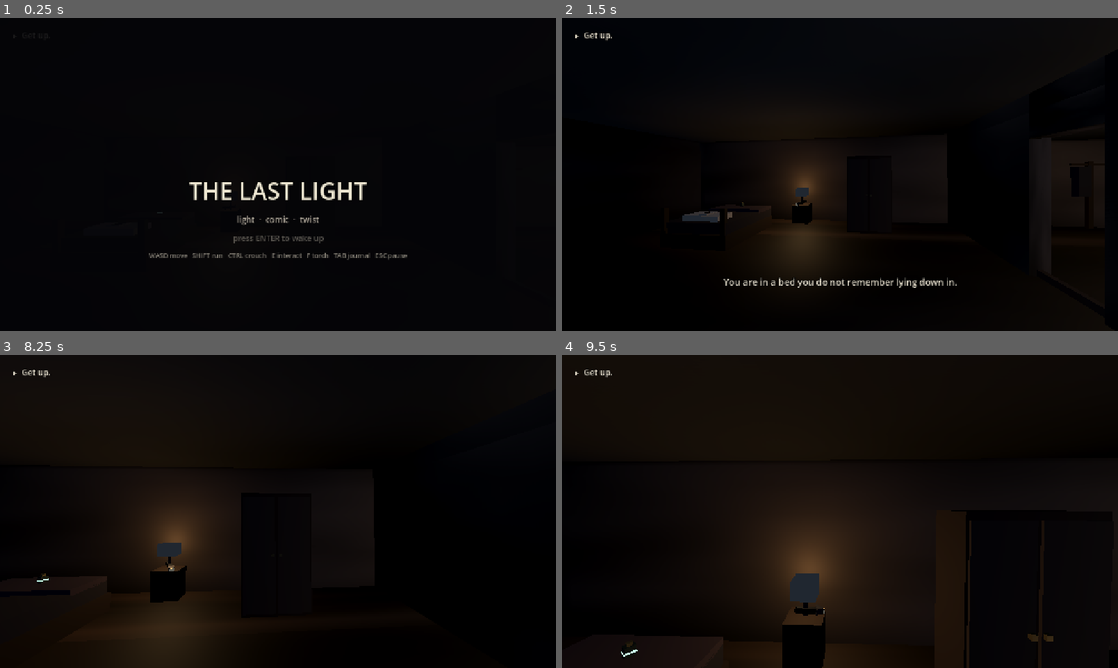
Above: before the commit, frames 1-4 (two rows, left to right).
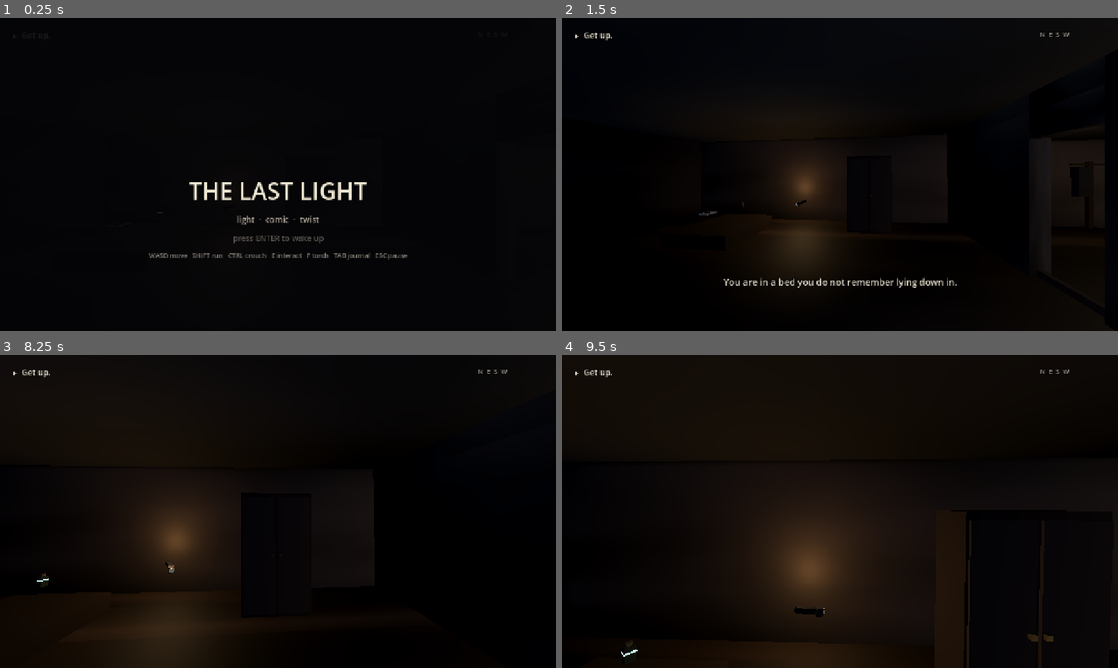
Above: after the commit, the same moments.

Repository: Bhakti-del/the_last_light
Game: Godot game, scene res://scenes/main.tscn
The game is run twice, just before and just after one commit, with the same random seed, the same clock (stepped at 60 frames per second) and the same inputs.
Inputs (mouse positions are in pixels of both pictures, inside the frame that each line leads up to):
- Up to frame 1 (0.25 s): no input
- Up to frame 2 (1.5 s): tap Enter (ui_accept) at 0.5 s; move the mouse to (962, 158) at 0.52 s; hold D (move_right) 0.53-1.28 s; hold Ctrl (crouch) 0.53-1.28 s; tap Space (jump) at 0.77 s; move the mouse to (812, 174) at 1.27 s; hold W (move_forward) from 1.28 s (still down); tap E (interact) at 1.35 s
- Up to frame 3 (8.25 s): tap Space (jump) at 1.52, 3.02, 3.77, 4.52, 6.02, 6.77, 7.52 s; move the mouse to (289, 505) at 2.02 s; hold Tab (journal) 2.03-2.78 s; tap Enter (ui_accept) every 0.75 s from 2.75 to 5.75 s; move the mouse to (272, 517) at 2.77 s; tap Down (look_down) at 2.85 s; move the mouse to (316, 514) at 3.52 s; tap Left (look_left) at 3.6 s; move the mouse to (233, 508) at 4.27 s; tap Right (look_right) at 4.35 s; move the mouse to (283, 511) at 5.02 s; tap Up (look_up) at 5.1 s; move the mouse to (255, 505) at 5.77 s; release W (move_forward) at 5.78 s; hold D (move_right) 5.78-6.53 s; tap Shift (sprint) at 5.85 s; move the mouse to (305, 511) at 6.52 s; hold F (toggle_light) 6.53-7.28 s; hold W (move_forward) from 6.53 s (still down); move the mouse to (250, 511) at 7.27 s; tap C at 7.35 s; move the mouse to (289, 505) at 8.02 s; tap J at 8.1 s
- Up to frame 4 (9.5 s): move the mouse to (834, 517) at 8.77 s; release W (move_forward) at 8.78 s; hold A (move_left) from 8.78 s (still down); tap Ctrl (crouch) at 8.85 s; tap Space (jump) at 9.02 s

The runs differ from the first frame. In frame 2, 0.4% of the frame differs, in the area x 21-92%, y 4-66%; in frame 3, 0.9%; in frame 4, 1.5%, in the area x 23-92%, y 4-100%.
Error after the commit: Trying to assign value of type 'StaticBody3D' to a variable of type 'AnimatableBody3D'. (res://src/world/level_builder.gd:473)

Commit message:
fixed config

Diff:
--- a/src/ui/hud.gd
+++ b/src/ui/hud.gd
@@ -36,6 +36,7 @@
 var _torch_fill: ColorRect
 var _keys_label: Label
 var _kid_toggle: CheckButton
+var _compass: Label
 
 var _journal: PanelContainer
 var _journal_list: VBoxContainer
@@ -140,6 +141,7 @@
 	_build_objective()
 	_build_torch()
 	_build_notice()
+	_build_compass()
 	_build_room_title()
 	_build_journal()
 	_build_reader()
@@ -226,6 +228,21 @@
 	_room_title.modulate.a = 0.0
 	_room_title.mouse_filter = Control.MOUSE_FILTER_IGNORE
 	_root.add_child(_room_title)
+
+
+
+
+func _build_compass() -> void:
+	_compass = Label.new()
+	_compass.set_anchors_preset(Control.PRESET_TOP_RIGHT)
+	_compass.position = Vector2(-180, 26)
+	_font(_compass, 15)
+	_compass.add_theme_color_override("font_color", DIM)
+	_compass.add_theme_color_override("font_outline_color", Color(0, 0, 0, 0.85))
+	_compass.add_theme_constant_override("outline_size", 5)
+	_compass.text = "N  E  S  W"
+	_compass.visible = true
+	_root.add_child(_compass)
 
 
 func _build_journal() -> void:
@@ -535,6 +552,22 @@
 	else:
 		_room_title.modulate.a = move_toward(_room_title.modulate.a, 0.0, delta * 2.0)
 
+
+	# Compass
+	if _compass != null:
+		var player = get_tree().get_first_node_in_group("player")
+		if player == null:
+			var scene = get_tree().current_scene
+			player = scene.get_node_or_null("Player") if scene != null else null
+		if player != null and is_instance_valid(player):
+			var yaw = player.global_transform.basis.get_euler().y
+			var deg = fmod(rad_to_deg(yaw), 360.0)
+			if deg < 0.0: deg += 360.0
+			# map to N=0, E=90 etc (standard)
+			var dirs = ["N", "NE", "E", "SE", "S", "SW", "W", "NW"]
+			var idx = int(round(deg / 45.0)) % 8
+			_compass.text = "%03d° %s" % [int(round(deg)) % 360, dirs[idx]]
+			_compass.modulate.a = 0.95
 	if _title.visible:
 		var go := _title.find_child("GoLabel", true, false) as Label
 		if go != null:
--- a/src/world/level_builder.gd
+++ b/src/world/level_builder.gd
@@ -32,6 +32,7 @@
 var back_door: Door = null
 var rune_lock: RuneLock = null
 var hatch_pivot: Node3D = null
+var bed_body: AnimatableBody3D = null
 var final_chair: Interactable = null
 var practicals: Array = []
 
@@ -311,6 +312,8 @@
 	var drop := y0 - y1
 	var rise := drop / float(STAIR_STEPS)
 	var step_run := run / float(STAIR_STEPS)
+	var mid_z := h.position.y + run * 0.5
+	var mid_y := (y0 + y1) * 0.5
 
 	# --- visible nosings. The ramp below carries the player, so these are
 	# thin caps whose top sits on the ramp surface at their own centre: the
@@ -324,34 +327,37 @@
 			"metal" if i % 2 == 0 else "rust")
 		mi.cast_shadow = GeometryInstance3D.SHADOW_CASTING_SETTING_OFF
 
-	# --- the ramp collider. rotation.x is positive so the +Z (south) end drops.
-	var mid_z := h.position.y + run * 0.5
-	var length := Vector2(run, drop).length()
-	var pitch := atan2(drop, run)
-	var mid_y := (y0 + y1) * 0.5
-	var ramp := _solid(Vector3(h.size.x - 0.16, 0.30, length),
-		Vector3(h.position.x + h.size.x * 0.5, mid_y - 0.10, mid_z))
-	ramp.rotation.x = pitch
-
-	# stringers either side of the ramp, so you cannot slip beside it
+	# --- visible steps. Build actual steps down the slope
+	for i in STAIR_STEPS:
+		var z := h.position.y + step_run * float(i) + step_run * 0.5
+		var y := y0 - rise * float(i)  # step height level
+		# full step tread
+		_solidbox(Vector3(h.size.x - 0.16, rise, step_run),
+			Vector3(h.position.x + h.size.x * 0.5, y - rise * 0.5, z),
+			"metal" if i % 2 == 0 else "rust")
+		# nosing for visibility
+		_box(Vector3(h.size.x - 0.16, 0.08, 0.08),
+			Vector3(h.position.x + h.size.x * 0.5, y - 0.04, z + step_run * 0.46),
+			"metal" if i % 2 == 0 else "rust")
+
+	# stringers either side
 	for sx in [-1.0, 1.0]:
-		_solidbox(Vector3(0.12, 0.72, length),
-			Vector3(h.position.x + h.size.x * 0.5 + sx * (h.size.x * 0.5 - 0.08), mid_y - 0.16, mid_z),
-			"rust").rotation.x = pitch
-
-	# --- rails follow the slope, with a post at each end
+		_solidbox(Vector3(0.12, abs(drop) + 0.2, run),
+			Vector3(h.position.x + h.size.x * 0.5 + sx * (h.size.x * 0.5 - 0.08), mid_y - 0.05, mid_z),
+			"rust")
+
+	# rails
 	var rail_h := 1.0
 	for sx in [-1.0, 1.0]:
 		var x := h.position.x + (0.06 if sx < 0.0 else h.size.x - 0.06)
-		_solidbox(Vector3(0.08, 0.08, length), Vector3(x, mid_y + rail_h - 0.10, mid_z),
-			"rust").rotation.x = pitch
-		for s in [-1.0, 1.0]:
-			# post: from the ramp surface up to the rail
-			var pz := mid_z + (0.10 if s > 0.0 else -0.10) * length
-			var py := mid_y - (0.10 if s > 0.0 else -0.10) * (drop / run)
+		_solidbox(Vector3(0.08, 0.08, run), Vector3(x, y1 + rail_h + 0.4, mid_z), "rust")
+		# posts down the length roughly
+		for j in range(4):
+			var pz := h.position.y + run * (float(j) + 0.2)
+			var py := y0 - drop * (pz - h.position.y) / run
 			_solidbox(Vector3(0.08, rail_h, 0.08), Vector3(x, py + rail_h * 0.5, pz), "rust")
 
-	# closed end (south) at floor level, so the only way down is from the north
+	# closed end (south)
 	_solidbox(Vector3(h.size.x, rail_h, 0.10),
 		Vector3(h.position.x + h.size.x * 0.5, y0 + rail_h * 0.5, h.end.y - 0.05), "rust")
 
@@ -385,8 +391,16 @@
 func _open_hatch() -> void:
 	if hatch_pivot == null:
 		return
-	var want := deg_to_rad(90.0) if GameState.has_flag("hatch_open") else 0.0
+	var open = GameState.has_flag("hatch_open")
+	var want := deg_to_rad(90.0) if open else 0.0
+	if hatch_pivot.rotation.z == 0.0 and want > 0.0:
+		GameState.push_notice("The hatch opens. Stairs down to the basement.", 3.2)
 	hatch_pivot.rotation.z = want
+	# Move bed down to hatch position when open
+	if open and bed_body != null:
+		# target: in front of hatch (south side of storage room near hatch)
+		var target = Vector3(19.2, -0.8, 4.5)
+		bed_body.global_position = bed_body.global_position.lerp(target, 0.25)
 
 
 func _on_hatch_flag(key: String) -> void:
@@ -456,7 +470,7 @@
 
 func _props_bedroom() -> void:
 	# bed against the north-west corner
-	_solidbox(Vector3(1.6, 0.34, 2.1), Vector3(2.6, 0.17, 2.0), "dark_wood")
+	bed_body = _solidbox(Vector3(1.6, 0.34, 2.1), Vector3(2.6, 0.17, 2.0), "dark_wood")
 	_box(Vector3(1.54, 0.24, 2.0), Vector3(2.6, 0.46, 2.0), "cloth_dark")
 	_box(Vector3(1.54, 0.10, 0.7), Vector3(2.6, 0.60, 1.35), "fabric")
 	_box(Vector3(0.9, 0.14, 0.5), Vector3(2.6, 0.63, 2.6), "paper")
Not shown, changed: build/web/index.html
Not shown, changed: build/web/index.pck
